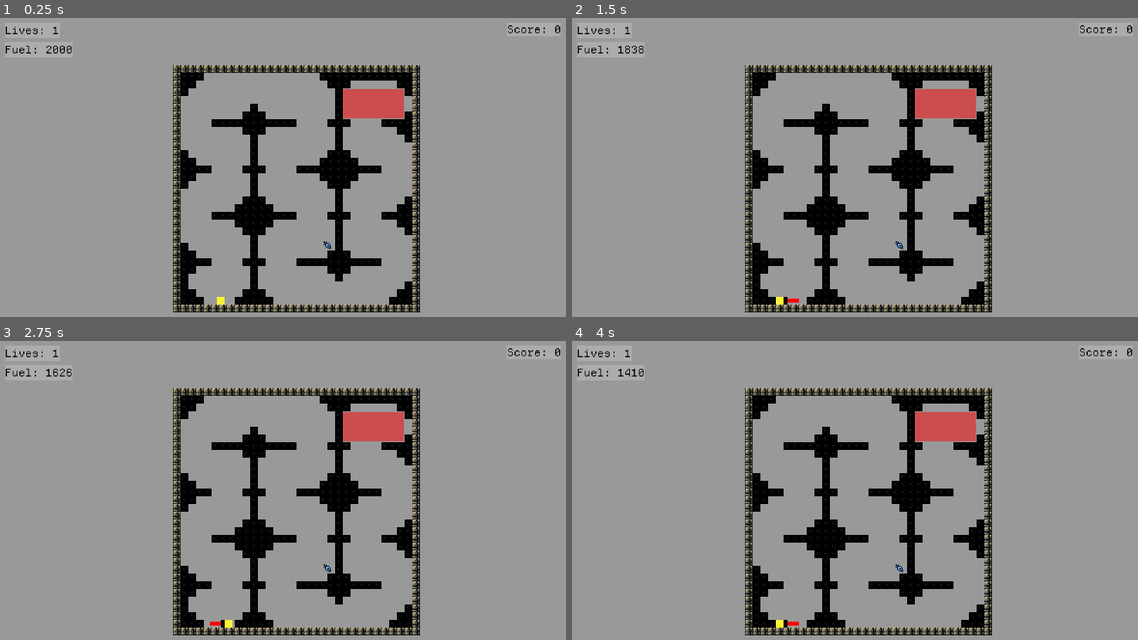
Above: before the commit, frames 1-4 (two rows, left to right).
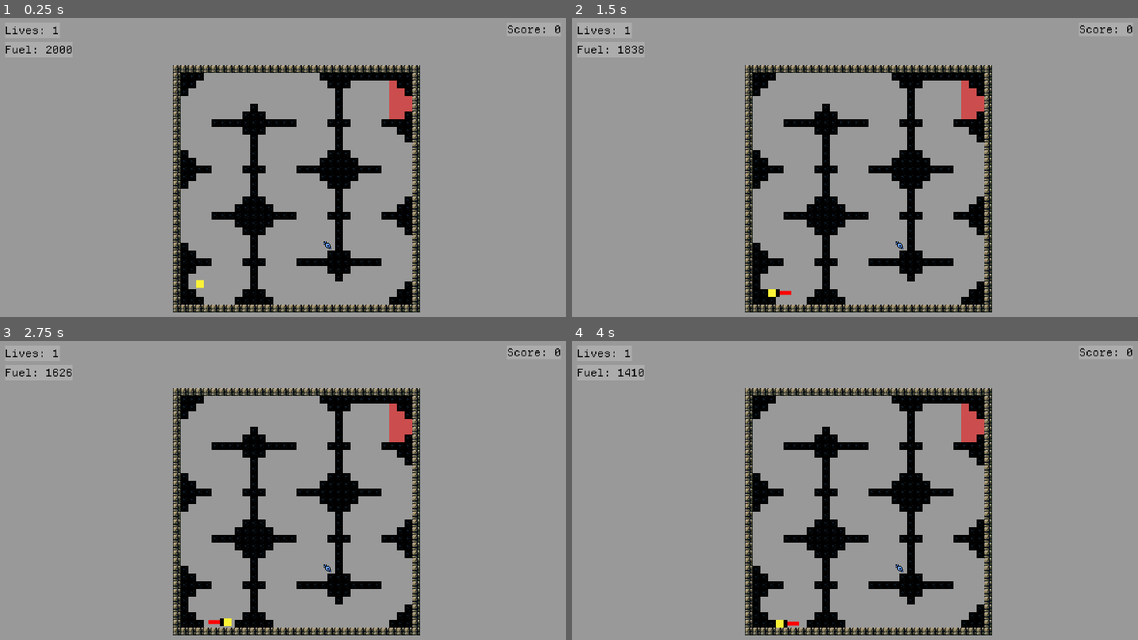
Above: after the commit, the same moments.

Repository: OSGH-web/balloon-movement-demo
Game: Godot game, scene res://levels/1-10_snake.tscn
The game is run twice, just before and just after one commit, with the same random seed, the same clock (stepped at 60 frames per second) and the same inputs. This scene is started directly instead of the project's main scene.
Inputs:
- Up to frame 1 (0.25 s): no input
- Up to frame 2 (1.5 s): hold Right (ui_right) from 0.53 s (still down); tap Up (ui_up) at 0.77 s
- Up to frame 3 (2.75 s): tap Up (ui_up) at 1.52 s; release Right (ui_right) at 2.03 s; hold Left (ui_left) from 2.03 s (still down)
- Up to frame 4 (4 s): release Left (ui_left) at 2.78 s; hold Right (ui_right) from 2.78 s (still down); tap Up (ui_up) at 3.02, 3.77 s

The runs differ from the first frame. In frame 1, 1.0% of the frame differs, in the area x 34-73%, y 20-96%; in frame 2, 1.1%; in frame 3, 1.0%; in frame 4, 0.9%.

Commit message:
level 1-10 (Snake) -- update player pos and endzone to increase difficulty

Diff:
--- a/levels/1-10_snake.tscn
+++ b/levels/1-10_snake.tscn
@@ -9,15 +9,16 @@
 height_in_tiles = 32
 
 [node name="Player" parent="." index="0"]
-position = Vector2(88, 670)
+position = Vector2(25, 608)
 staticCam = true
 
 [node name="Terrain" parent="." index="1"]
 tile_map_data = PackedByteArray("AAAKAA4AAAADAAQAAAAVAAkAAAADAAQAAAAfAAAAAAADAAQAAAAfAAEAAAADAAQAAAAfAAIAAAADAAQAAAAfAA …(5280 unchanged characters)…
 
 [node name="EndZone" parent="." index="2" instance=ExtResource("2_hdjk5")]
-position = Vector2(623, 120)
-size = Vector2(190, 90)
+z_index = -1
+position = Vector2(708, 108)
+size = Vector2(72, 120)
 
 [node name="GasCan" parent="." index="3" instance=ExtResource("3_ci7ji")]
 position = Vector2(481, 560)
